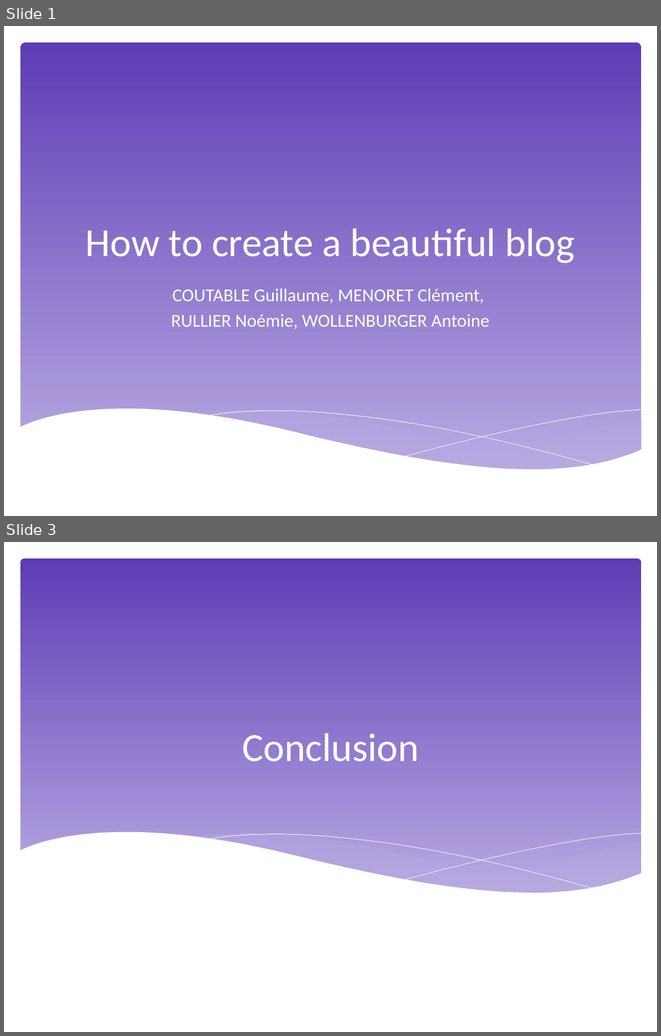
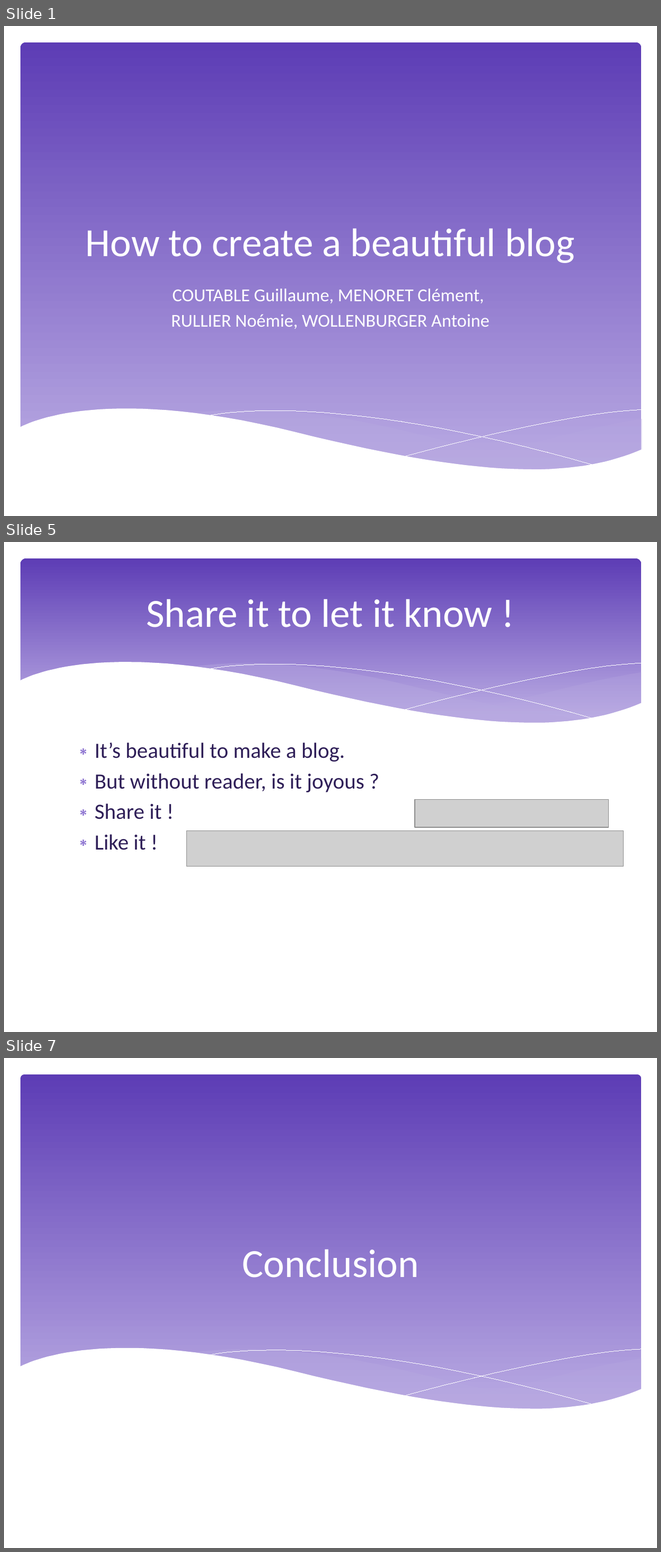
Before and after one commit to NoemieRullier/EnglishProjectBlog, a slide deck: Presentation.pptx. Shown one above the other, each under a label of ours: slides 1 and 3 before the commit, slides 1, 5 and 7 after it; the slides between them are not shown. The pictures are 661x1036 and 661x1552 pixels, drawn with LibreOffice and Linux fonts; fonts in the diff are those of the drawing; grey boxes stand for pictures. Boxes give left, top, right and bottom in pixels: in the first picture for what was removed or moved away, otherwise in the second. Text is boxed around its words. In the diff, an @@ line names an element or a change of style, - is before the commit and + after.

```diff
--- a/Presentation.pptx
+++ b/Presentation.pptx
@@ slide 5 added at bbox=[4, 542, 657, 1032], background #FFFFFF @@
@@ rounded rectangle added at bbox=[20, 558, 641, 734], fill gradient #5D3DB5 to #BAABE3 @@
@@ title added at bbox=[146, 599, 492, 627], 44 pt, text #FFFFFF @@
+Share it to let it know !
@@ group added at bbox=[19, 662, 642, 757]: 5 freeform shapes @@
@@ text added at bbox=[95, 742, 364, 850], 24 pt, text #2F1F58 @@
+∗ It’s beautiful to make a blog.
+∗ But without reader, is it joyous ?
+∗ Share it !
+∗ Like it !
@@ picture added at bbox=[415, 799, 609, 827] @@
@@ picture added at bbox=[186, 831, 623, 866] @@
@@ what was slide 3 is now slide 7 @@
```
Also in this commit, not shown: 1 slide changed, 3 other slides added, 2 other files.
